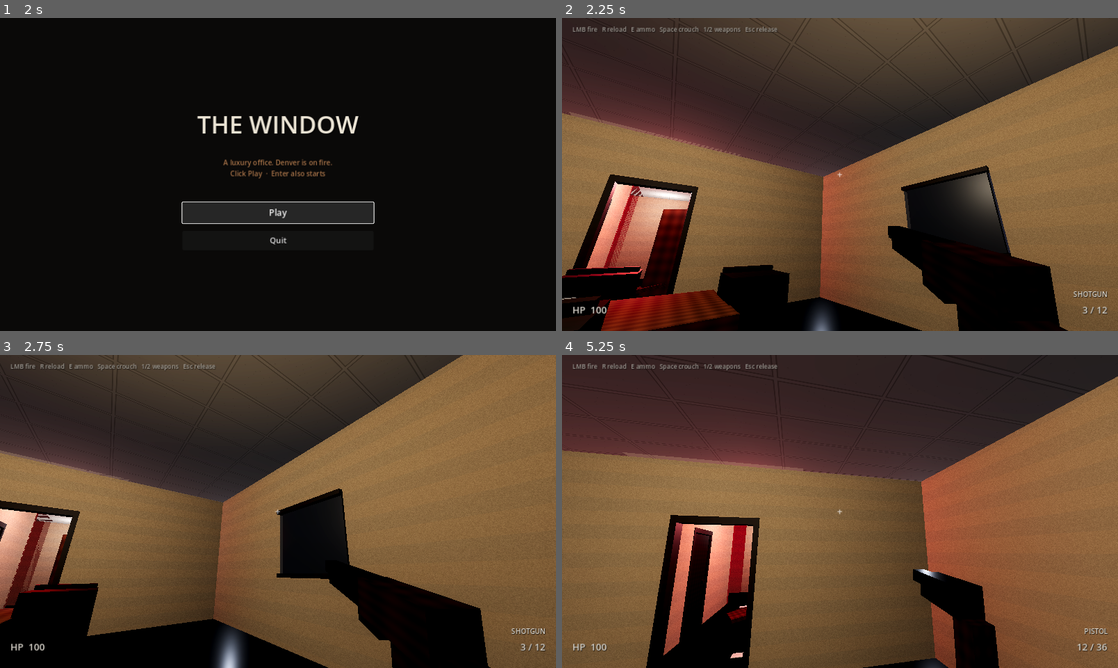
Above: before the commit, frames 1-4 (two rows, left to right).
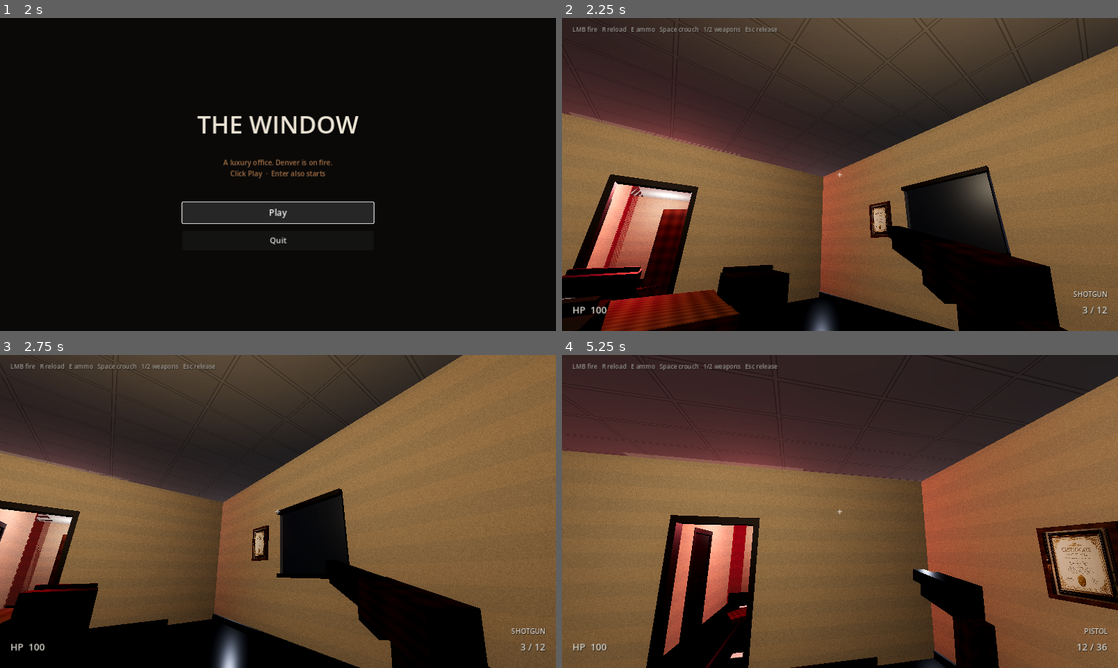
Above: after the commit, the same moments.

Repository: RobleusCaesar/office-greybox
Game: Godot game, scene res://scenes/title.tscn
Same seed, same stepped clock (60 frames per second), same inputs: the game is played once before the commit and once after it.
Inputs (mouse positions are in pixels of both pictures, inside the frame that each line leads up to):
- Up to frame 1 (2 s): click "Play" at 0.5 s; click "Play" at 1.25 s
- Up to frame 2 (2.25 s): tap Enter (ui_accept) at 2 s; move the mouse to (962, 158) at 2.02 s; hold D (move_right) from 2.03 s (still down); hold Space (crouch) from 2.03 s (still down); click (962, 158) at 2.17 s
- Up to frame 3 (2.75 s): keep holding D (move_right); keep holding Space (crouch); tap Enter (ui_accept) at 2.27 s
- Up to frame 4 (5.25 s): move the mouse to (812, 511) at 2.77 s; release D (move_right) at 2.78 s; release Space (crouch) at 2.78 s; hold W (move_forward) from 2.78 s (still down); click (812, 511) at 2.85 s; tap Enter (ui_accept) at 3.02, 4.52 s; move the mouse to (851, 505) at 3.52 s; hold E (interact) 3.53-4.28 s; move the mouse to (834, 517) at 4.27 s; tap 1 (weapon_1) at 4.35 s; move the mouse to (878, 514) at 5.02 s; hold 2 (weapon_2) from 5.03 s (still down)

Frame 1 is identical in both runs. In frame 2, 0.9% of the frame differs, in the area x 0-71%, y 58-100%; in frame 3, 1.3%; in frame 4, 3.6%, in the area x 25-100%, y 53-100%.

Commit message:
Recreate office props as glTF and pull the desk off the vista
Walnut desk has a knee well, recessed drawers, and bar handles — not a
CSG box — and sits on the south wall so the first east look hits glass.
Lathed cup, hardcover, and copier stay instanced. Walls get baseboards,
scuffs, and framed maps so rooms feel lived-in without a desk showcase.

Co-authored-by: RobleusCaesar <RobleusCaesar@users.noreply.github.com>

Diff:
--- a/scripts/dressing.gd
+++ b/scripts/dressing.gd
@@ -8,6 +8,7 @@
 	_bathroom(level)
 	_dread(level)
 	_ceo(level)
+	_walls(level)
 	_diorama(level)
 	_ammo(level)
 	_emergency(level)
@@ -175,6 +176,8 @@
 		"FutureAssetSlots/CEOOffice/CEODeskPedestal_R",
 		"FutureAssetSlots/CEOOffice/CEOBlotter",
 		"FutureAssetSlots/CEOOffice/CEOSideChair",
+		"FutureAssetSlots/CEOOffice/CEOLamp",
+		"FutureAssetSlots/CEOOffice/CEOLampShade",
 		"FutureAssetSlots/EastHall/Copier",
 		"FutureAssetSlots/EastHall/CopierLid",
 		"FutureAssetSlots/EastHall/CopierTray",
@@ -343,17 +346,16 @@
 	var leather := _mat("res://materials/mat_leather.tres")
 	var wood := _mat("res://materials/mat_wood.tres")
 	var paper := _mat("res://materials/mat_paper.tres")
-	# Leather chair west of the window desk
-	_box(ceo, "LeatherSeat", Vector3(0.52, 0.08, 0.5), Vector3(35.45, 0.52, 11.50), leather, Vector3.ZERO, false)
-	_box(ceo, "LeatherBack", Vector3(0.5, 0.7, 0.08), Vector3(35.12, 0.95, 11.50), leather, Vector3.ZERO, false)
-	_box(ceo, "LeatherArm_L", Vector3(0.08, 0.22, 0.42), Vector3(35.45, 0.62, 11.22), leather, Vector3.ZERO, false)
-	_box(ceo, "LeatherArm_R", Vector3(0.08, 0.22, 0.42), Vector3(35.45, 0.62, 11.78), leather, Vector3.ZERO, false)
-	# Executive desk ON the window — long axis along the glass, knee well facing west
-	var desk := _instance_glb(ceo, "res://models/executive_desk.glb", "ExecutiveDesk", Vector3(36.85, 0.0, 11.50), Vector3.ZERO, Vector3.ONE)
+	# Quiet desk off the first window sightline — south wall, knee well faces into the room
+	_box(ceo, "LeatherSeat", Vector3(0.48, 0.07, 0.46), Vector3(34.80, 0.50, 8.85), leather, Vector3.ZERO, false)
+	_box(ceo, "LeatherBack", Vector3(0.46, 0.62, 0.07), Vector3(34.80, 0.90, 9.12), leather, Vector3.ZERO, false)
+	_box(ceo, "LeatherArm_L", Vector3(0.07, 0.20, 0.38), Vector3(34.54, 0.58, 8.85), leather, Vector3.ZERO, false)
+	_box(ceo, "LeatherArm_R", Vector3(0.07, 0.20, 0.38), Vector3(35.06, 0.58, 8.85), leather, Vector3.ZERO, false)
+	var desk := _instance_glb(ceo, "res://models/executive_desk.glb", "ExecutiveDesk", Vector3(34.80, 0.0, 8.05), Vector3(0, -90, 0), Vector3.ONE)
 	_apply_mesh_mats(desk, "res://materials/mat_walnut.tres", "res://materials/mat_metal_furn.tres")
 	_desk_collision(desk)
-	_instance_glb(ceo, "res://models/hardcover_book.glb", "DeskBook", Vector3(36.55, 0.78, 11.95), Vector3(0, 18, 0), Vector3(1, 1, 1))
-	_instance_glb(ceo, "res://models/coffee_cup.glb", "DeskCup", Vector3(36.50, 0.76, 10.85), Vector3(0, -12, 0), Vector3(1, 1, 1))
+	_instance_glb(ceo, "res://models/hardcover_book.glb", "DeskBook", Vector3(35.05, 0.76, 8.12), Vector3(0, 12, 0), Vector3(1, 1, 1))
+	_instance_glb(ceo, "res://models/coffee_cup.glb", "DeskCup", Vector3(34.55, 0.76, 8.00), Vector3(0, -8, 0), Vector3(1, 1, 1))
 	# Short bookshelf + fallen books (north wall, off window walk)
 	_box(ceo, "ShortShelf", Vector3(1.1, 1.15, 0.3), Vector3(31.4, 0.58, 16.18), wood)
 	_box(ceo, "ShortBooks", Vector3(0.9, 0.2, 0.14), Vector3(31.4, 0.85, 16.05), paper, Vector3.ZERO, false)
@@ -531,9 +533,72 @@
 
 
 func _desk_collision(desk: Node3D) -> void:
-	_box_collision(desk, Vector3(1.12, 0.08, 2.48), Vector3(0.0, 0.735, 0.0))
-	_box_collision(desk, Vector3(0.70, 0.70, 0.52), Vector3(-0.18, 0.35, -0.92))
-	_box_collision(desk, Vector3(0.70, 0.70, 0.52), Vector3(-0.18, 0.35, 0.92))
+	_box_collision(desk, Vector3(0.80, 0.06, 1.62), Vector3(0.0, 0.742, 0.0))
+	_box_collision(desk, Vector3(0.62, 0.70, 0.30), Vector3(-0.06, 0.35, -0.62))
+	_box_collision(desk, Vector3(0.62, 0.70, 0.30), Vector3(-0.06, 0.35, 0.62))
+
+
+func _walls(level: Node3D) -> void:
+	var root := Node3D.new()
+	root.name = "WallDressing"
+	level.add_child(root)
+	var trim := _tex_mat("res://textures/tex_walnut.png", Color(0.22, 0.14, 0.10), 0.45, 0.05)
+	var scuff := _tex_mat("res://textures/tex_scuff.png", Color(0.55, 0.48, 0.40, 0.55), 0.9)
+	scuff.transparency = BaseMaterial3D.TRANSPARENCY_ALPHA
+	# Baseboards along the main L — interior faces, quiet dark trim
+	var boards := [
+		[Vector3(7.00, 0.06, 0.10), Vector3(7.00, 0.12, 0.04)],
+		[Vector3(0.10, 0.06, 3.25), Vector3(0.04, 0.12, 6.30)],
+		[Vector3(6.90, 0.06, 3.25), Vector3(0.04, 0.12, 6.30)],
+		[Vector3(3.50, 0.06, 11.00), Vector3(0.04, 0.12, 8.80)],
+		[Vector3(3.50, 0.06, 6.40), Vector3(4.80, 0.12, 0.04)],
+		[Vector3(12.50, 0.06, 10.55), Vector3(14.00, 0.12, 0.04)],
+		[Vector3(12.50, 0.06, 13.45), Vector3(14.00, 0.12, 0.04)],
+		[Vector3(22.00, 0.06, 6.70), Vector3(8.00, 0.12, 0.04)],
+		[Vector3(22.00, 0.06, 16.30), Vector3(8.00, 0.12, 0.04)],
+		[Vector3(32.00, 0.06, 6.70), Vector3(11.50, 0.12, 0.04)],
+		[Vector3(32.00, 0.06, 16.30), Vector3(11.50, 0.12, 0.04)],
+		[Vector3(26.18, 0.06, 11.50), Vector3(0.04, 0.12, 5.80)],
+	]
+	var i := 0
+	for b in boards:
+		_box(root, "Baseboard_%d" % i, b[1], b[0], trim, Vector3.ZERO, false)
+		i += 1
+	# Lower-wall scuffs — lived-in, not gore
+	var scuffs := [
+		[Vector3(3.2, 0.22, 0.12), Vector2(1.4, 0.28), Vector3(0, 0, 0)],
+		[Vector3(8.8, 0.24, 10.62), Vector2(1.1, 0.26), Vector3(0, 0, 0)],
+		[Vector3(16.4, 0.22, 13.38), Vector2(1.2, 0.24), Vector3(0, 180, 0)],
+		[Vector3(26.22, 0.28, 11.2), Vector2(1.0, 0.32), Vector3(0, 90, 0)],
+		[Vector3(31.0, 0.26, 6.72), Vector2(1.3, 0.28), Vector3(0, 0, 0)],
+	]
+	var j := 0
+	for s in scuffs:
+		_quad(root, "Scuff_%d" % j, s[1], s[0], s[2], scuff)
+		j += 1
+	var wood := _mat("res://materials/mat_wood.tres")
+	var mountains := _tex_mat("res://textures/painting_mountains.png")
+	var cert := _tex_mat("res://textures/painting_certificate.png")
+	var city := _tex_mat("res://textures/painting_map.png")
+	# Extra wall paper — rooms stay dressed, desk does not become the hero
+	_frame(root, "HallMap", Vector3(14.8, 1.65, 10.62), Vector2(0.85, 0.62), Vector3(0, 0, 0), wood, city)
+	_frame(root, "HallCert", Vector3(18.4, 1.70, 13.38), Vector2(0.48, 0.62), Vector3(0, 180, 0), wood, cert)
+	_frame(root, "ReceptionMap", Vector3(20.6, 1.72, 16.28), Vector2(0.95, 0.68), Vector3(0, 180, 0), wood, city)
+	_frame(root, "ReceptionMountains", Vector3(22.4, 1.70, 6.72), Vector2(1.05, 0.70), Vector3(0, 0, 0), wood, mountains)
+	_frame(root, "CEONorthMap", Vector3(30.4, 1.72, 16.28), Vector2(0.90, 0.64), Vector3(0, 180, 0), wood, city)
+	_frame(root, "BreakCert", Vector3(0.12, 1.60, 4.4), Vector2(0.42, 0.55), Vector3(0, 90, 0), wood, cert)
+
+
+func _frame(parent: Node, name: String, pos: Vector3, size: Vector2, rot: Vector3, wood: Material, art: Material) -> void:
+	_box(parent, name + "Frame", Vector3(size.x + 0.08, size.y + 0.08, 0.035), pos, wood, rot, false)
+	var face := pos
+	if abs(rot.y) < 1.0:
+		face.z += 0.022
+	elif abs(rot.y - 180.0) < 1.0:
+		face.z -= 0.022
+	elif abs(rot.y - 90.0) < 1.0:
+		face.x += 0.022
+	_quad(parent, name + "Art", size, face, rot, art)
 
 
 func _box_collision(parent: Node3D, size: Vector3, pos: Vector3) -> void:
--- a/scripts/qa_checks.gd
+++ b/scripts/qa_checks.gd
@@ -58,8 +58,13 @@
 				errors.append("diorama backdrop is %s, expected denver-fire-vista" % tp)
 		if dia.find_child("SmokeParticles", true, false) == null:
 			errors.append("diorama smoke particles missing")
-	if level.get_node_or_null("FutureAssetSlots/CEOOffice/ExecutiveDesk") == null:
+	var desk_n := level.get_node_or_null("FutureAssetSlots/CEOOffice/ExecutiveDesk")
+	if desk_n == null:
 		errors.append("executive desk mesh missing")
+	elif desk_n.position.z > 9.15 and desk_n.position.z < 13.85:
+		errors.append("desk is on the first window sightline")
+	if level.get_node_or_null("WallDressing") == null:
+		errors.append("wall dressing missing")
 	if level.get_node_or_null("FutureAssetSlots/Bathroom/Toilet_1") == null:
 		errors.append("bathroom toilets missing")
 	if level.get_node_or_null("FutureAssetSlots/Bathroom/Urinal_0") == null:
Binary file changed: models/coffee_cup.glb
Binary file changed: models/executive_desk.glb
Binary file changed: models/hardcover_book.glb
Binary file changed: models/office_copier.glb
Binary file added: textures/painting_map.png
Binary file added: textures/tex_scuff.png
Not shown, changed: README.md
Not shown, changed: scripts/gen_models.py
